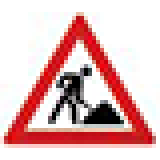
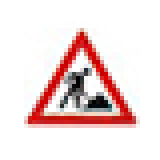
Layers edited between the first and the second 160px x 160px image:
added layer "my_traffic_signs_0025" above "road_work" over left=24, top=20, right=140, bottom=136
hid "road_work" over left=0, top=12, right=160, bottom=148
